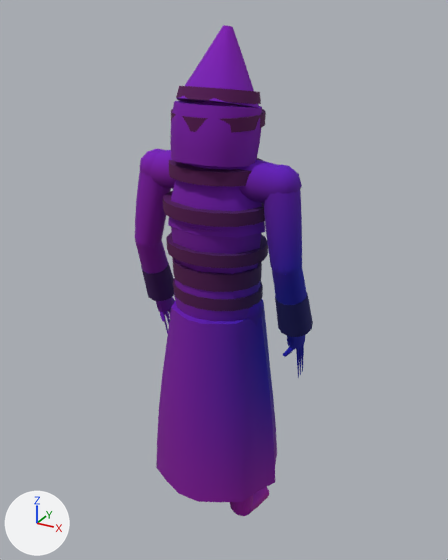
The glTF model assets/kit/skel_shroud.glb: old version first, new version second.
Rendered twice from a 50 mm lens placed at (0.968, -1.71, 1.895), pointed at (0.004, 0.042, 1.018). Every picture has the same lights, and +X, +Y and +Z are marked at lower left. The first picture is the older version. Vertices at exactly the same position are counted once.

The older version as bpy lines, for what is in view:
```python
me_shroud = bpy.data.meshes.new('shroud')
me_shroud.from_pydata(...)  # 2618 vertices, 4980 faces; spans x -0.33..0.34, y -0.23..0.22, z 0.0..1.85
# faces by material slot: [3852, 644, 12, 280, 192]
me_shroud.materials.append(mat_m_shroud)
me_shroud.materials.append(mat_m_leather)
me_shroud.materials.append(mat_m_brass)
me_shroud.materials.append(mat_m_iron)
me_shroud.materials.append(mat_m_steel)
ob_shroud = bpy.data.objects.new('shroud', me_shroud)
ob_shroud.location = (0.0, 0.0, 0.0)
```
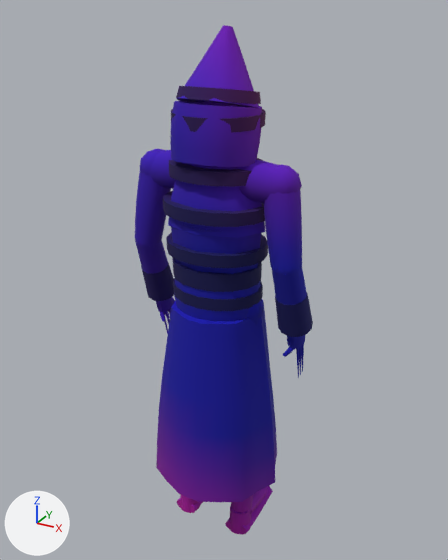
What differs and where, as boxes [x1, y1, x2, y2] in the pictures (448 x 560 px):
'shroud', reshaped: before [135, 25, 313, 516]; after [135, 25, 313, 535]
part 1 of me_shroud, added: after [250, 486, 270, 514]
part 2 of me_shroud, built on (mostly hidden before): before [234, 487, 269, 516]; after [177, 494, 252, 535]
part 3 of me_shroud, recoloured: before [135, 25, 293, 514]; after [135, 25, 293, 535]

The change in detail:
me_shroud is used by ob_shroud; location (0.0, 0.0, 0.0).
me_shroud had 2618 vertices, 4980 faces and spanned x -0.33..0.34, y -0.23..0.22, z 0.0..1.85.
me_shroud now has 2870 vertices, 5460 faces and spans x -0.33..0.34, y -0.23..0.22, z 0.0..1.85.
me_shroud part 1: the loose piece of 48 vertices spanning x 0.07..0.17, y -0.05..0.17, z 0.0..0.14 is copied, and the copy is scaled about its middle by (0.869, 1.11, 0.824), then moved by (0.0, 0.02, -0.01); it spans x 0.08..0.16, y -0.04..0.19, z 0.01..0.12.
me_shroud part 2: 39 vertices moved from x -0.15..0.16, y -0.05..0.17, z 0.0..0.14 to x -0.15..0.17, y -0.07..0.18, z 0.0..0.1; 53 vertices removed from x -0.16..0.17, y -0.05..0.17, z 0.0..0.14; 257 vertices added at x -0.16..0.16, y -0.09..0.2, z 0.0..0.13.
me_shroud part 3: 4039 kept faces spanning x -0.33..0.32, y -0.23..0.22, z 0.0..1.85 get new vertex colours; the middle colour goes from purple #8900ca to purple #5000ca.
